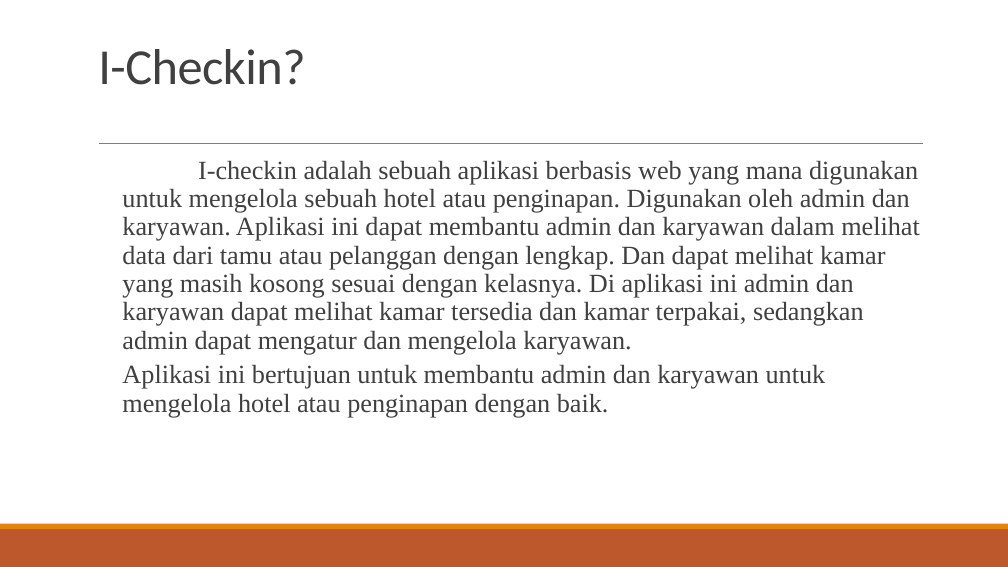
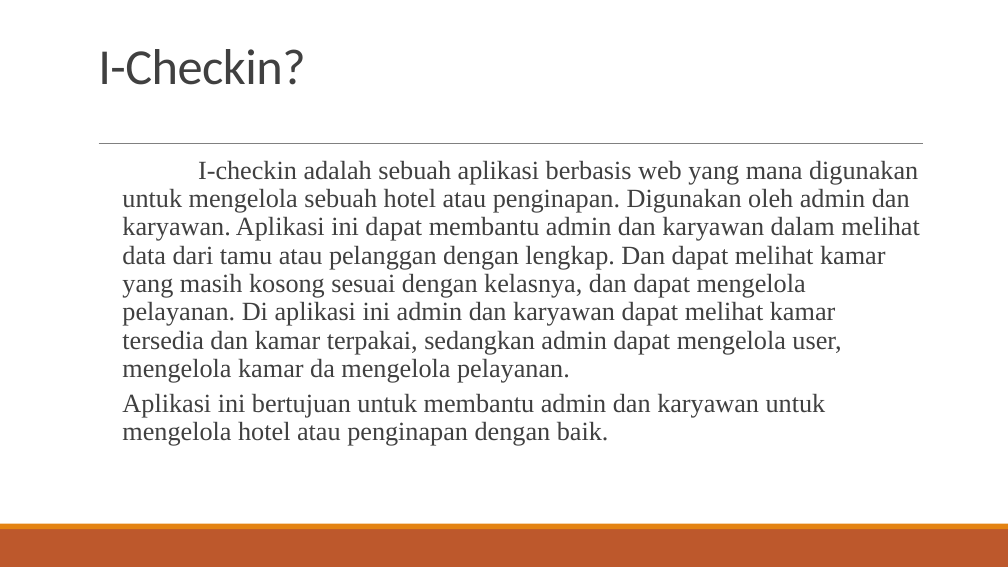
Before and after one commit to Rahayu2152/I_Checkin_Project, a slide deck: slide 2 of I_Checkin.pptx. Drawn at 1008x567 pixels with LibreOffice and Linux fonts; fonts in the diff are those of the drawing. Boxes give left, top, right and bottom in pixels: in the first picture for what was removed or moved away, otherwise in the second. Text is boxed around its words. In the diff, an @@ line names an element or a change of style, - is before the commit and + after.

```diff
--- a/I_Checkin.pptx
+++ b/I_Checkin.pptx
@@ text at (122, 160, 920, 383): text changed @@
-    I-checkin adalah sebuah aplikasi berbasis web yang mana digunakan untuk mengelola sebuah hotel atau penginapan. Digunakan oleh admin dan karyawan. Aplikasi ini dapat membantu admin dan karyawan dalam melihat data dari tamu atau pelanggan dengan lengkap. Dan dapat melihat kamar yang masih kosong sesuai dengan kelasnya. Di aplikasi ini admin dan karyawan dapat melihat kamar tersedia dan kamar terpakai, sedangkan admin dapat mengatur dan mengelola karyawan.
+    I-checkin adalah sebuah aplikasi berbasis web yang mana digunakan untuk mengelola sebuah hotel atau penginapan. Digunakan oleh admin dan karyawan. Aplikasi ini dapat membantu admin dan karyawan dalam melihat data dari tamu atau pelanggan dengan lengkap. Dan dapat melihat kamar yang masih kosong sesuai dengan kelasnya, dan dapat mengelola pelayanan. Di aplikasi ini admin dan karyawan dapat melihat kamar tersedia dan kamar terpakai, sedangkan admin dapat mengelola user, mengelola kamar da mengelola pelayanan.
```
Also in this commit, not shown: 1 other slide changed, 3 slides added.
